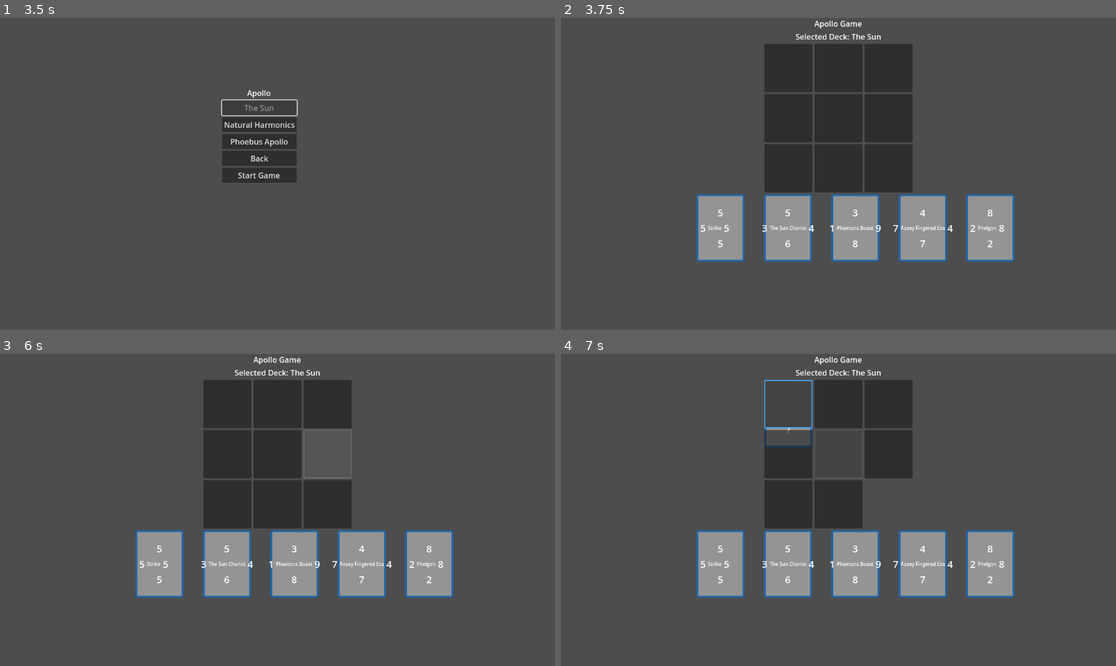
Above: before the commit, frames 1-4 (two rows, left to right).
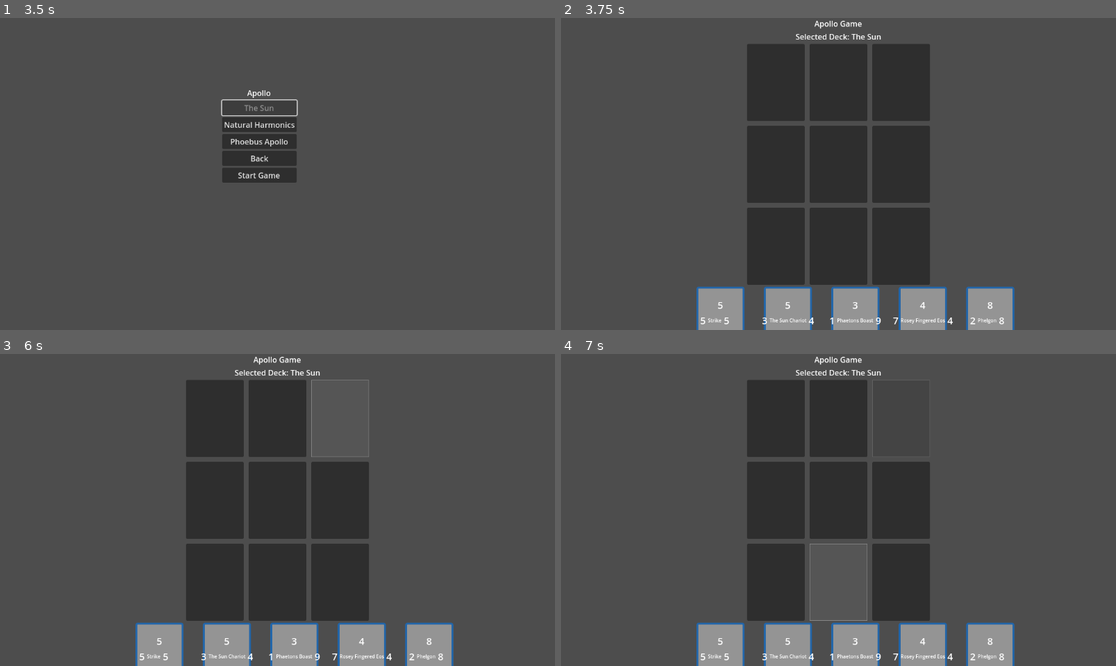
Above: after the commit, the same moments.

Repository: leslieharding/Mnemosyne
Game: Godot game, scene res://Scenes/MainMenu.tscn
Two runs of this game, one before a commit and one after it. Both use one fixed random seed, a clock stepped at 60 frames per second and the inputs below. The project has no main scene, so this scene is started directly.
Inputs (mouse positions are in pixels of both pictures, inside the frame that each line leads up to):
- Up to frame 1 (3.5 s): click "New Game" at 0.5 s; click "New Game" at 1.25 s; click "Apollo" at 2 s; click "The Sun" at 2.75 s
- Up to frame 2 (3.75 s): click "Start Game" at 3.5 s
- Up to frame 3 (6 s): tap Enter (ui_accept) at 4.25, 4.52, 4.82, 5, 5.27, 5.57, 5.75 s; move the mouse to (399, 494) at 4.27 s; hold Right (ui_right) 4.28-5.03 s; hold A (ui_a) 4.28-5.03 s; click (399, 494) at 4.42 s; tap D (ui_d) at 4.55, 5.1 s; move the mouse to (166, 525) at 5.02 s; hold Down (ui_down) 5.03-5.78 s; click (166, 525) at 5.17 s; tap S (ui_s) at 5.3 s; move the mouse to (333, 441) at 5.77 s; hold Right (ui_right) from 5.78 s (still down); hold S (ui_s) from 5.78 s (still down); click (333, 441) at 5.92 s
- Up to frame 4 (7 s): tap W (ui_w) at 6.05, 6.6 s; tap Enter (ui_accept) at 6.5, 6.77, 6.8 s; move the mouse to (810, 572) at 6.52 s; release Right (ui_right) at 6.53 s; release S (ui_s) at 6.53 s; hold Up (ui_up) from 6.53 s (still down); click (810, 572) at 6.67 s

Frame 1 is identical in both runs. In frame 2, 25% of the frame differs, in the area x 24-82%, y 8-100%; in frame 3, 25%; in frame 4, 24%.
Error before the commit: Invalid assignment of property or key 'text' with value of type 'String' on a base object of type 'Nil'. (res://Scripts/card_display.gd:41)

Commit message:
Update apollo_game.gd

Diff:
--- a/Scripts/apollo_game.gd
+++ b/Scripts/apollo_game.gd
@@ -70,8 +70,31 @@
 
 	var new_index = new_y * grid_size + new_x
 
-	# Check if the new position is different and not already occupied
-	if new_index != current_grid_index and not grid_occupied[new_index]:
+	# If the slot is already occupied, try to find the next available slot in that direction
+	if grid_occupied[new_index]:
+		# Continue in the same direction if possible
+		var attempts = 0
+		var test_x = new_x
+		var test_y = new_y
+
+		# Try up to grid_size attempts to find an empty slot in that direction
+		while attempts < grid_size and grid_occupied[new_index]:
+			test_x += dx
+			test_y += dy
+
+			# Ensure we stay within bounds
+			if test_x < 0 or test_x >= grid_size or test_y < 0 or test_y >= grid_size:
+				break
+
+			new_index = test_y * grid_size + test_x
+			attempts += 1
+
+		# If we couldn't find an empty slot in that direction, keep the current selection
+		if grid_occupied[new_index]:
+			new_index = current_grid_index
+
+	# Check if the new position is different
+	if new_index != current_grid_index:
 		# Deselect current grid
 		if current_grid_index != -1:
 			grid_slots[current_grid_index].add_theme_stylebox_override("panel", default_grid_style)
@@ -132,8 +155,13 @@
 	# Add 9 empty slots
 	for i in range(grid_size * grid_size):
 		var slot = Panel.new()
-		slot.custom_minimum_size = Vector2(100, 100)
+		# Increase the slot size to better fit cards
+		slot.custom_minimum_size = Vector2(120, 160)  # Larger size to accommodate cards
 		slot.name = "Slot" + str(i)
+
+		# Add some margin to the grid container
+		board_container.add_theme_constant_override("h_separation", 10)  # Horizontal space between slots
+		board_container.add_theme_constant_override("v_separation", 10)  # Vertical space between slots
 
 		# Connect mouse signals for hover and click
 		slot.mouse_entered.connect(_on_grid_mouse_entered.bind(i))
@@ -267,30 +295,32 @@
 	# Mark the grid as occupied
 	grid_occupied[current_grid_index] = true
 
+	# Get the current slot
+	var slot = grid_slots[current_grid_index]
+
 	# Create a card display for the grid
 	var card_display = preload("res://Scenes/CardDisplay.tscn").instantiate()
 
-	# Remove the current panel
-	grid_slots[current_grid_index].queue_free()
-
-	# Replace with card display
+	# Add the card as a child of the slot panel
+	# This ensures proper positioning within the grid
+	slot.add_child(card_display)
+
+	# Center the card within the slot
+	card_display.position = Vector2(
+		(slot.custom_minimum_size.x - 100) / 2,  # Assuming card width is 100
+		(slot.custom_minimum_size.y - 140) / 2   # Assuming card height is 140
+	)
+
+	# Set higher z-index so the card appears on top
+	card_display.z_index = 1
+
+	# Setup the card with the card resource data
 	card_display.setup(player_deck[selected_card_index])
-	board_container.add_child(card_display)
-	board_container.move_child(card_display, current_grid_index)
-
-	# Update grid slot reference
-	grid_slots[current_grid_index] = card_display
-
-	# Reset selection
+
+	print("Card placed on grid at position", current_grid_index)
+
+	# Reset card selection
 	selected_card_index = -1
-	current_grid_index = -1
-
-	# Find the next available grid slot
-	for i in range(grid_slots.size()):
-		if not grid_occupied[i]:
-			current_grid_index = i
-			grid_slots[i].add_theme_stylebox_override("panel", selected_grid_style)
-			break
 
 	# Deselect card in hand
 	var cards_container = hand_container.get_node("CardsContainer")
@@ -298,4 +328,19 @@
 		if child is CardDisplay and child.is_selected:
 			child.deselect()
 
-	print("Card placed on grid at position", current_grid_index)
+	# Reset grid selection and find next available slot
+	current_grid_index = -1
+
+	# Find the next available slot
+	var found_next_slot = false
+	for i in range(grid_slots.size()):
+		if not grid_occupied[i]:
+			current_grid_index = i
+			grid_slots[i].add_theme_stylebox_override("panel", selected_grid_style)
+			found_next_slot = true
+			break
+
+	# If all slots are filled, deselect everything
+	if not found_next_slot:
+		current_grid_index = -1
+		print("All slots are filled!")
